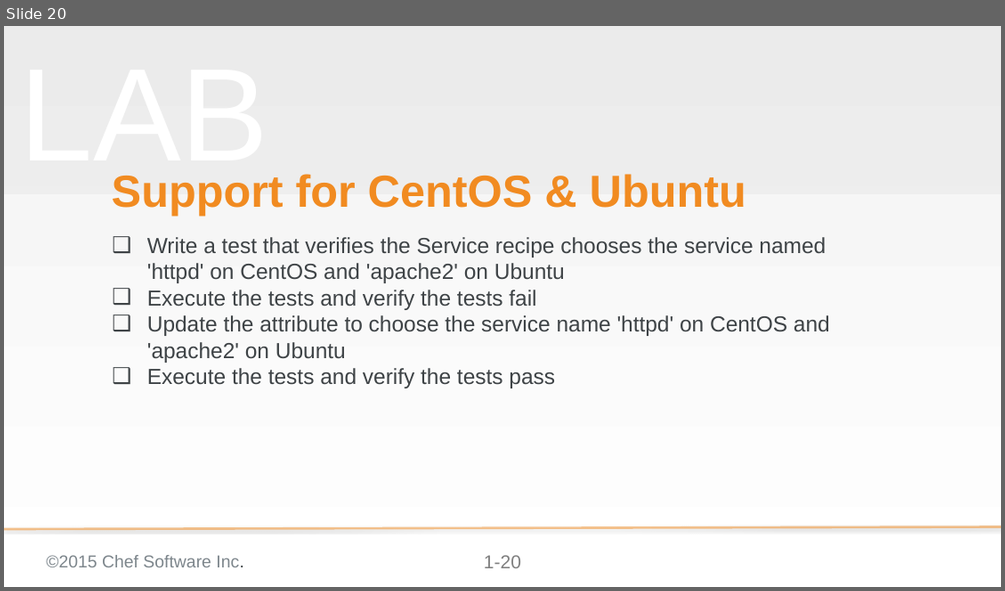
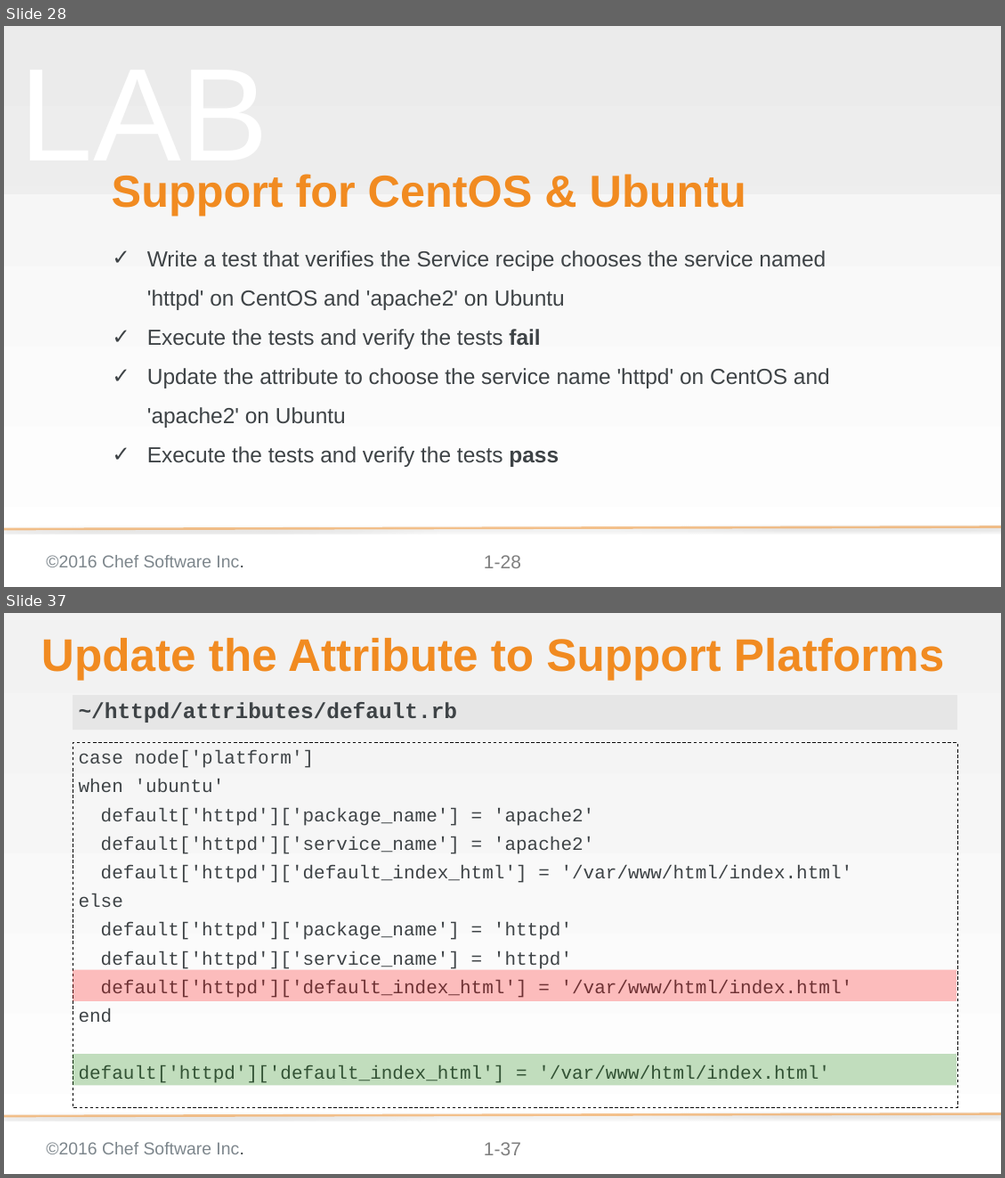
Before and after one commit to chef-training/test_driven_cookbook_development, a slide deck: 08-refactoring_for_multiple_platforms.pptx. Shown one above the other, each under a label of ours: slide 20 before the commit, slides 28 and 37 after it; the slides between them are not shown. The pictures are 1005x591 and 1005x1178 pixels, drawn with LibreOffice and Linux fonts; fonts in the diff are those of the drawing; background and template pictures are left out. Boxes give left, top, right and bottom in pixels: in the first picture for what was removed or moved away, otherwise in the second. Text is boxed around its words. In the diff, an @@ line names an element or a change of style, - is before the commit and + after.

Commit message:
Update 08 Refactoring Multiple Platforms is now conceptual slide
Way more yak than ever before. This yak has a spiritual side.
Includes the acknowledgement and lab associated with the configuration recipe. This creates a good conversation as the learner will refactor and then undo the change and talk about it.
Made the first experience with pry a group activity

```diff
--- a/08-refactoring_for_multiple_platforms.pptx
+++ b/08-refactoring_for_multiple_platforms.pptx
@@ slide 37 added at bbox=[4, 613, 1001, 1174], background gradient #F2F2F2 to #FFFFFF; not listed: 3 template elements that a slide beside it also shows @@
@@ title added at bbox=[41, 638, 944, 680], 58.7 pt, text #F18B21, bold @@
+Update the Attribute to Support Platforms
@@ text added at bbox=[73, 695, 957, 730], fill #D9D9D9 at 50% opacity, 28 pt, text #3E4346, bold @@
+~/httpd/attributes/default.rb
@@ text added at bbox=[73, 743, 957, 1108], outline #000000 1 pt dashed, 24 pt, text #3E4346 @@
+case node['platform']
+when 'ubuntu'
+default['httpd']['package_name'] = 'apache2'
+default['httpd']['service_name'] = 'apache2'
+default['httpd']['default_index_html'] = '/var/www/html/index.html'
+else
+default['httpd']['package_name'] = 'httpd'
+default['httpd']['service_name'] = 'httpd'
+default['httpd']['default_index_html'] = '/var/www/html/index.html'
+end
+default['httpd']['default_index_html'] = '/var/www/html/index.html'
@@ rectangle added at bbox=[73, 970, 956, 1001], fill #FF0000 at 25% opacity @@
@@ rectangle added at bbox=[73, 1054, 956, 1085], fill #108001 at 25% opacity @@
@@ what was slide 20 is now slide 28 @@
@@ slide 28 changed as well @@
@@ subtitle "Write a test that verifies ..." at bbox=[147, 250, 830, 467]: bold on in "fail", "pass"; bullet ❑ to ✓; line spacing 1 to 1.5 @@
@@ text at bbox=[46, 555, 243, 567]: text changed @@
-©2015 Chef Software Inc.
+©2016 Chef Software Inc.
@@ page number at bbox=[484, 555, 521, 568]: text changed @@
-1-20
+1-28
```
Also in this commit, not shown: 33 other slides changed, 12 other slides added.
